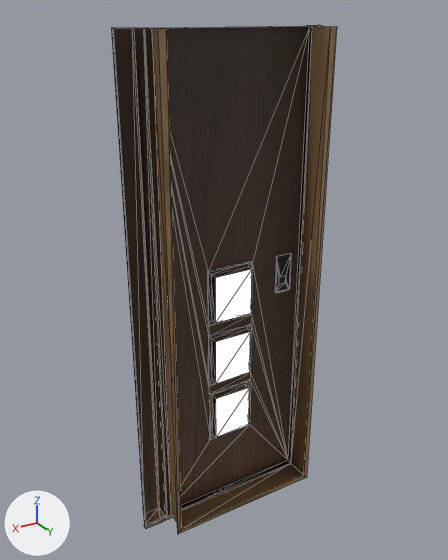
The glTF model Assets/Props/PuertaDeMadera/puerta_de_madera_hoja.glb, before and after one commit.
One viewpoint serves both versions: a camera (50 mm lens) standing at (1.3, 2.07, 2.27) and looking at (0.02, -0.06, 1.2). Every picture has the same lights, and +X, +Y and +Z are marked at lower left. The first picture is the older version. Mesh edges are drawn as thin lines. Vertices at exactly the same position are counted once.
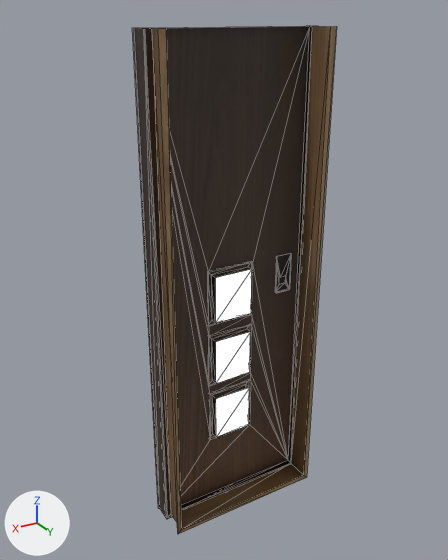
Changed parts and their boxes (x1, y1, x2, y2) in the pictures (448 x 560 px):
'Object_3', reshaped: before (112, 25, 337, 534); after (132, 26, 337, 534)
part 1 of me_object_0_001, deleted: before (112, 25, 320, 529)

The change, as a list of edits to the scene's bpy script:
```text
Change me_object_0_001:
    used by ob_object_3; location = (0.0, 0.0, 0.0)
    remove me_object_0_001.from_pydata(...)  # 166 vertices, 288 faces; spans x -0.45..0.45, y -0.11..0.11, z 0.0..2.22
    add me_object_0_001.from_pydata(...)  # 157 vertices, 248 faces; spans x -0.45..0.45, y -0.11..0.11, z 0.0..2.22
    me_object_0_001 part 1
    9 vertices are removed from x -0.45..0.45, y -0.08..-0.07, z 0.0..2.22
    40 faces are deleted
```
